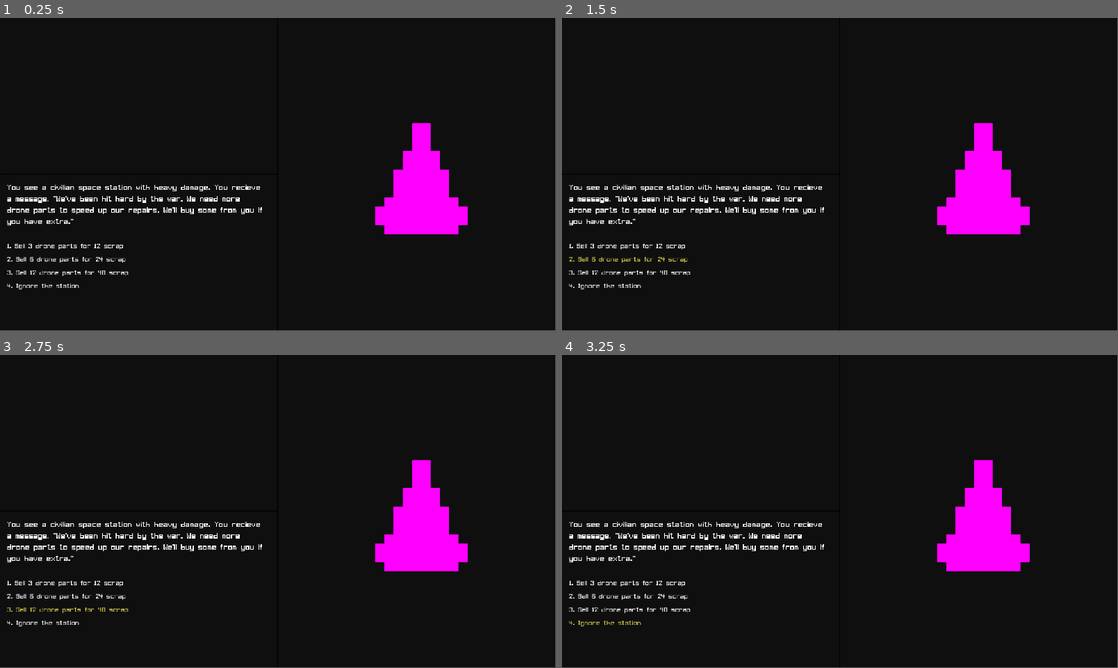
Above: before the commit, frames 1-4 (two rows, left to right).
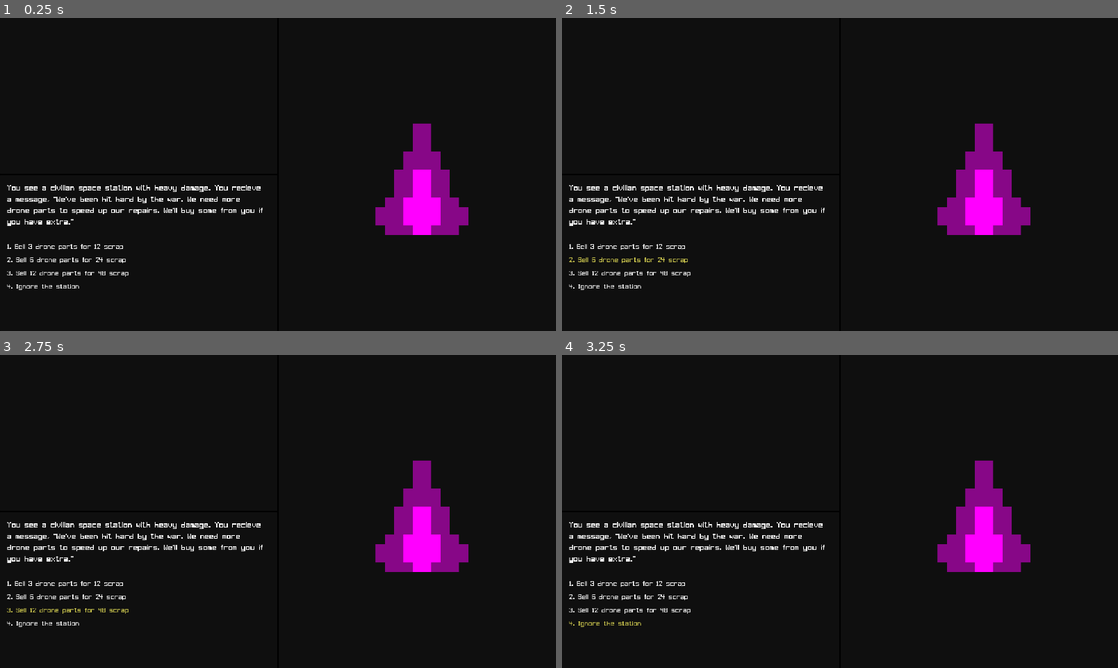
Above: after the commit, the same moments.

Repository: NobleMetalLabs/project-hammer
Game: Godot game, scene res://scn/MAIN.tscn
Same seed, same stepped clock (60 frames per second), same inputs: the game is played once before the commit and once after it.
Inputs:
- Up to frame 1 (0.25 s): no input
- Up to frame 2 (1.5 s): click "1. Sell 3 drone parts for 12 …" at 0.5 s; click "2. Sell 6 drone parts for 24 …" at 1.25 s
- Up to frame 3 (2.75 s): click "3. Sell 12 drone parts for 48…" at 2 s
- Up to frame 4 (3.25 s): click "4. Ignore the station" at 2.75 s
In our replay, the window is 799x449 before the commit and 800x450 after it. These sizes can differ from the game's own. Grey fills any space a smaller window leaves; there, only what the larger window draws over its background counts as a difference.

The runs differ from the first frame. In frame 1, 3.9% of the frame differs, in the area x 1-85%, y 33-87%; in frame 2, 3.9%; in frame 3, 3.9%; in frame 4, 3.9%.

Commit message:
click to install systems

Diff:
--- a/lib/coord/Box3i.gd
+++ b/lib/coord/Box3i.gd
@@ -1,25 +1,29 @@
 class_name Box3i
 extends Resource
 
-@export var position : Vector3i :
+@export var position : Vector3i
+@export var size: Vector3i
+var end : Vector3i :
+	get:
+		return position + size - Vector3i.ONE
 	set(value):
-		position = value
-		size = end - position
-@export var size: Vector3i :
-	set(value):
-		size = value
-		end = position + size
-var end : Vector3i :
-	set(value):
-		end = value
-		size = end - position
+		size = value - position + Vector3i.ONE
 
 func _init(_position: Vector3i = Vector3i.ZERO, _size: Vector3i = Vector3i.ZERO):
 	position = _position
 	size = _size
+
+static func from_corners(corner1: Vector3i, corner2: Vector3i) -> Box3i:
+	var box := Box3i.new()
+	box.position = corner1.min(corner2)
+	box.end = corner1.max(corner2)
+	return box
 
 static func from_AABB(aabb: AABB) -> Box3i:
 	return Box3i.new(aabb.position, aabb.size)
 
 func to_AABB() -> AABB:
 	return AABB(position, size)
+
+func _to_string() -> String:
+	return "Box3i(%s, %s)" % [position, size]
--- a/lib/ship/InstalledSystem.gd
+++ b/lib/ship/InstalledSystem.gd
@@ -3,3 +3,10 @@
 
 @export var system : System
 @export var region : Box3i
+
+func _init(_system: System, _region: Box3i):
+	system = _system
+	region = _region
+
+func _to_string() -> String:
+	return "InstalledSystem(%s, %s)" % [system, region]
--- a/project.godot
+++ b/project.godot
@@ -24,6 +24,7 @@
 window/size/viewport_width=1920
 window/size/viewport_height=1080
 window/size/mode=2
+window/stretch/mode="viewport"
 
 [rendering]
 
--- a/scn/MAIN.tscn
+++ b/scn/MAIN.tscn
@@ -166,7 +166,6 @@
 size_flags_vertical = 3
 script = ExtResource("1_uuocy")
 ship = ExtResource("2_6lt7u")
-current_z_layer = 1
 
 [node name="CenterContainer" type="CenterContainer" parent="HBoxContainer/SHIP-PANEL"]
 layout_mode = 1
--- a/ship-panel.gd
+++ b/ship-panel.gd
@@ -6,6 +6,8 @@
 
 @onready var grid_holder : Control = $"%GRID-HOLDER"
 @onready var grid_square : TextureRect = grid_holder.get_child(0)
+
+var prev_clicked_coord : Vector3i = Vector3i.MAX
 
 func _ready():
 	grid_holder.remove_child(grid_square)
@@ -17,13 +19,46 @@
 		var ev_pos : Vector2 = event.position
 		var grid_space_pos : Vector2 = ev_pos - grid_holder.global_position
 		var grid_pos : Vector2i = grid_space_pos / grid_size
-		print("%s | %s | %s" % [ev_pos, grid_space_pos, grid_pos])
+		#print("%s | %s | %s" % [ev_pos, grid_space_pos, grid_pos])
+
+		if event is InputEventMouseButton and event.pressed:
+			var clicked_coord := Vector3i(grid_pos.x, grid_pos.y, current_z_layer)
+			if not ship.hull_structure.hull_voxels.has(clicked_coord): return
+
+			if prev_clicked_coord == Vector3i.MAX:
+				prev_clicked_coord = clicked_coord
+				print("First coord: %s" % prev_clicked_coord)
+			else:
+				print("Second coord: %s" % clicked_coord)
+				try_place_system(GeneratorSystem.new(), Box3i.from_corners(prev_clicked_coord, clicked_coord))
+				prev_clicked_coord = Vector3i.MAX
+
 	elif event is InputEventKey:
 		if event.pressed and Input.is_key_pressed(KEY_SHIFT):
 			if event.keycode == KEY_W:
 				current_z_layer += 1
 			elif event.keycode == KEY_S:
 				current_z_layer -= 1
+
+func try_place_system(system : System, region : Box3i):
+	# check if region outside of ship
+	for x in range(region.position.x, region.end.x + 1):
+		for y in range(region.position.y, region.end.y + 1):
+			for z in range(region.position.z, region.end.z + 1):
+				if not ship.hull_structure.hull_voxels.has(Vector3i(x,y,z)):
+					print("Couldn't place system: Clips out of the ship")
+					return
+
+	# check if region overlapping other systems
+	for existing_system in ship.installed_systems:
+		if region.to_AABB().intersects(existing_system.region.to_AABB()):
+			print("Couldn't place system: Intersects existing system %s" % existing_system)
+			return
+
+	var new_system := InstalledSystem.new(system, region)
+	ship.installed_systems.append(new_system)
+
+	print("Installed system: %s" % new_system)
 
 func _process(_delta):
 	for child in grid_holder.get_children():
